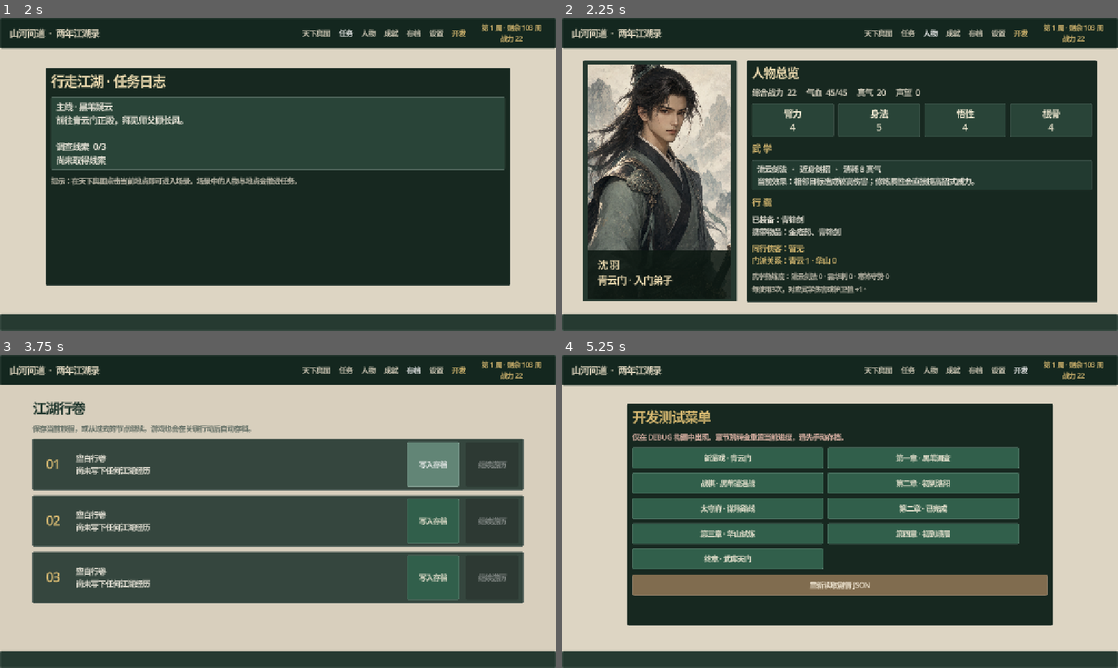
Above: before the commit, frames 1-4 (two rows, left to right).
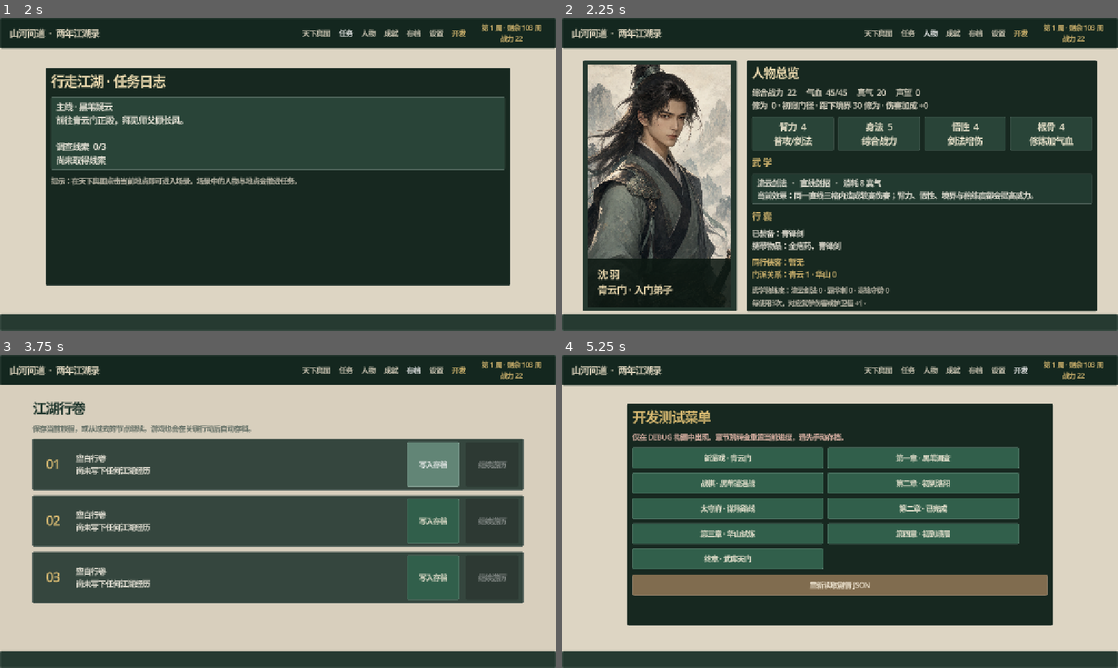
Above: after the commit, the same moments.

Repository: zijiangao/shanhe-wendao
Game: Godot game, scene res://scenes/main.tscn
Two runs of this game, one before a commit and one after it. Both use one fixed random seed, a clock stepped at 60 frames per second and the inputs below.
Inputs:
- Up to frame 1 (2 s): click "天下舆图" at 0.5 s; click "任务" at 1.25 s
- Up to frame 2 (2.25 s): click "人物" at 2 s
- Up to frame 3 (3.75 s): click "成就" at 2.75 s; click "存档" at 3.5 s
- Up to frame 4 (5.25 s): click "设置" at 4.25 s; click "开发" at 5 s

Frame 1 is identical in both runs. In frame 2, 20% of the frame differs, in the area x 3-97%, y 14-94%; in frame 3, less than 0.1%; in frame 4, less than 0.1%.

Commit message:
Add meaningful cultivation choices (0.17.0)

Diff:
--- a/godot/autoload/game_state.gd
+++ b/godot/autoload/game_state.gd
@@ -1,6 +1,7 @@
 extends Node
 
 const DIFFICULTY_RULES := preload("res://scripts/battle/difficulty_rules.gd")
+const GROWTH_RULES := preload("res://scripts/progression/growth_rules.gd")
 
 signal state_changed
 signal battle_started
@@ -88,12 +89,14 @@
 	add_log("你动身前往%s。" % place_name(destination))
 	return true
 
-func train() -> bool:
+func train(focus: String = "strength") -> bool:
+	if focus not in ["strength", "insight", "constitution"]:
+		return false
 	if not spend_week():
 		return false
-	data.strength += 1
-	data.xp += 12
-	add_log("一周苦修，臂力提升，修为增加。")
+	if not GROWTH_RULES.apply_training(data, focus):
+		return false
+	add_log({"strength": "你锻体一周，臂力与修为提升。", "insight": "你参悟一周，悟性与修为提升。", "constitution": "你筑基一周，根骨、气血与修为提升。"}[focus])
 	return true
 
 func add_investigation(clue: String, message: String) -> bool:
--- a/godot/main.gd
+++ b/godot/main.gd
@@ -22,6 +22,7 @@
 const BATTLE_SCENE_SPEC := preload("res://scripts/battle/battle_scene_spec.gd")
 const STORE_CAPTURE_SPEC := preload("res://scripts/release/store_capture_spec.gd")
 const ONBOARDING_SPEC := preload("res://scripts/release/onboarding_spec.gd")
+const GROWTH_RULES := preload("res://scripts/progression/growth_rules.gd")
 const CREDITS_PATH := "res://data/credits.json"
 
 var screen: String = "menu"
@@ -154,6 +155,20 @@
 	screen = "battle"
 	_rebuild()
 	await _save_store_capture("wuku_finale")
+
+	GameState.new_game()
+	GameState.data.xp = 68
+	GameState.data.strength = 7
+	GameState.data.insight = 6
+	GameState.data.constitution = 5
+	GameState.data.max_hp = 48
+	GameState.data.hp = 48
+	GameState.data.renown = 8
+	GameState.data.skill_mastery.cloud = 5
+	GameState.data.companions = ["lin_qingshuang"]
+	screen = "character"
+	_rebuild()
+	await _save_store_capture("character_growth")
 
 	print("Store screenshots saved to: %s" % output_path)
 	get_tree().quit(0)
@@ -506,12 +521,13 @@
 		"map": screen = "map"; _rebuild()
 		"master": _qingyun_master_event()
 		"train":
-			if GameState.train():
-				_toast("苦修一周，臂力与修为提升。")
-				if not SaveManager.save_auto():
-					_toast("修炼完成，但自动存档失败。")
-			else:
+			if GameState.deadline_reached() or int(GameState.data.energy) <= 0:
 				_toast(_time_action_failure_message())
+				return
+			choice_event = "training"
+			choice_prompt = "选择本周的修炼方向 · 当前修为 %d（%s）" % [GameState.data.xp, GROWTH_RULES.rank_name(int(GameState.data.xp))]
+			choice_options = GROWTH_RULES.TRAINING_OPTIONS.duplicate(true)
+			screen = "choice"
 			_rebuild()
 		"library": _start_dialogue("library", [["守阁弟子", "玄铁令本是前朝武库信物，近年却频频出现在厉千秋党羽手中。"], ["沈羽", "看来黑苇渡之事并非普通匪患。"]])
 		"fisher": _start_dialogue("clue_fisher", ONBOARDING_SPEC.dialogue_for("clue_fisher"))
@@ -680,7 +696,12 @@
 	view.option_selected.connect(_resolve_choice)
 
 func _resolve_choice(route: String) -> void:
-	if choice_event == "baima_route":
+	if choice_event == "training":
+		if not GameState.train(route):
+			_toast(_time_action_failure_message())
+			return
+		_toast("修炼完成，成长效果已生效。")
+	elif choice_event == "baima_route":
 		GameState.data.alignment[route] = int(GameState.data.alignment.get(route, 0)) + 1
 		GameState.data.luoyang_route = route
 		GameState.data.quest_stage = "luoyang_investigate"
@@ -1163,7 +1184,9 @@
 	info.add_child(heading)
 
 	var summary := Label.new()
-	summary.text = "综合战力  %d     气血  %d/%d     真气  %d     声望  %d" % [GameState.power(), GameState.data.hp, GameState.data.max_hp, GameState.data.qi, GameState.data.renown]
+	var next_rank := GROWTH_RULES.next_rank_xp(int(GameState.data.xp))
+	var rank_progress := "已达最高境界" if next_rank < 0 else "距下境界 %d 修为" % (next_rank - int(GameState.data.xp))
+	summary.text = "综合战力  %d     气血  %d/%d     真气  %d     声望  %d\n修为  %d · %s · %s · 伤害加成 +%d" % [GameState.power(), GameState.data.hp, GameState.data.max_hp, GameState.data.qi, GameState.data.renown, GameState.data.xp, GROWTH_RULES.rank_name(int(GameState.data.xp)), rank_progress, GROWTH_RULES.combat_bonus(int(GameState.data.xp))]
 	summary.add_theme_font_size_override("font_size", 18)
 	summary.add_theme_color_override("font_color", Color("#e9e1cf"))
 	info.add_child(summary)
@@ -1172,12 +1195,12 @@
 	stat_grid.columns = 4
 	stat_grid.add_theme_constant_override("h_separation", 10)
 	info.add_child(stat_grid)
-	for entry in [["臂力", GameState.data.strength], ["身法", GameState.data.agility], ["悟性", GameState.data.insight], ["根骨", GameState.data.constitution]]:
+	for entry in [["臂力", GameState.data.strength, "普攻/剑法"], ["身法", GameState.data.agility, "综合战力"], ["悟性", GameState.data.insight, "剑法增伤"], ["根骨", GameState.data.constitution, "修炼加气血"]]:
 		var card := PanelContainer.new()
 		card.size_flags_horizontal = Control.SIZE_EXPAND_FILL
 		card.add_theme_stylebox_override("panel", _box(Color("#294438")))
 		var value := Label.new()
-		value.text = "%s\n%d" % [entry[0], entry[1]]
+		value.text = "%s  %d\n%s" % [entry[0], entry[1], entry[2]]
 		value.horizontal_alignment = HORIZONTAL_ALIGNMENT_CENTER
 		value.add_theme_font_size_override("font_size", 20)
 		value.add_theme_color_override("font_color", Color("#fff4dc"))
@@ -1190,7 +1213,7 @@
 	skill_title.add_theme_color_override("font_color", Color("#dfbf74"))
 	info.add_child(skill_title)
 	var skill_card := Label.new()
-	skill_card.text = "流云剑法   ·   近身剑招   ·   消耗 8 真气\n当前效果：相邻目标造成较高伤害；修炼属性会直接提高招式威力。"
+	skill_card.text = "流云剑法   ·   直线剑招   ·   消耗 8 真气\n当前效果：同一直线三格内造成较高伤害；臂力、悟性、境界与熟练度都会提高威力。"
 	skill_card.autowrap_mode = TextServer.AUTOWRAP_WORD_SMART
 	skill_card.add_theme_font_size_override("font_size", 17)
 	skill_card.add_theme_color_override("font_color", Color("#f4eee2"))
--- a/godot/scripts/battle/battle_engine.gd
+++ b/godot/scripts/battle/battle_engine.gd
@@ -2,6 +2,7 @@
 extends RefCounted
 
 const RULES := preload("res://scripts/battle/battle_rules.gd")
+const GROWTH_RULES := preload("res://scripts/progression/growth_rules.gd")
 
 static func is_victory(battle: Dictionary) -> bool:
 	if str(battle.get("objective", {}).get("type", "eliminate")) == "survive":
@@ -52,7 +53,7 @@
 	if not RULES.can_attack_cell(battle, target, false, int(player.qi)):
 		return _failure("普通攻击只能命中相邻敌人。")
 	var enemy_index := RULES.enemy_at(battle, target)
-	var base_damage := int(battle.ally.attack) + 2 if str(battle.get("active_unit", "hero")) == "ally" else int(player.strength) + 3
+	var base_damage := int(battle.ally.attack) + 2 if str(battle.get("active_unit", "hero")) == "ally" else int(player.strength) + 3 + GROWTH_RULES.combat_bonus(int(player.get("xp", 0)))
 	var damage := base_damage + _roll_bonus(rng)
 	_apply_enemy_damage(battle, enemy_index, target, damage, "damage")
 	battle.ap = int(battle.ap) - 1
@@ -67,7 +68,7 @@
 	if not RULES.can_attack_cell(battle, target, true, int(player.qi)):
 		return _failure("流云剑法需要8点真气，并只能攻击同一直线三格内的敌人。")
 	var enemy_index := RULES.enemy_at(battle, target)
-	var damage := int(player.strength) + 9 + int(player.skill_mastery.cloud / 3) + _roll_range(rng, 0, 3)
+	var damage := int(player.strength) + 9 + int(player.get("insight", 0) / 2) + GROWTH_RULES.combat_bonus(int(player.get("xp", 0))) + int(player.skill_mastery.cloud / 3) + _roll_range(rng, 0, 3)
 	player.qi = int(player.qi) - 8
 	player.skill_mastery.cloud = int(player.skill_mastery.cloud) + 1
 	_apply_enemy_damage(battle, enemy_index, target, damage, "skill")
--- /dev/null
+++ b/godot/scripts/progression/growth_rules.gd
@@ -0,0 +1,44 @@
+class_name GrowthRules
+extends RefCounted
+
+const RANKS := [
+	{"xp": 0, "name": "初窥门径"},
+	{"xp": 30, "name": "登堂入室"},
+	{"xp": 70, "name": "融会贯通"},
+	{"xp": 120, "name": "炉火纯青"},
+	{"xp": 180, "name": "返璞归真"}
+]
+const TRAINING_OPTIONS := [
+	["锻体 · 臂力", "臂力 +1 · 普攻与流云剑法伤害提高", "strength"],
+	["参悟 · 悟性", "悟性 +1 · 每2点悟性提高1点流云剑法伤害", "insight"],
+	["筑基 · 根骨", "根骨 +1 · 最大气血与当前气血 +3", "constitution"]
+]
+
+static func rank_index(xp: int) -> int:
+	var result := 0
+	for index in range(RANKS.size()):
+		if xp >= int(RANKS[index].xp):
+			result = index
+	return result
+
+static func rank_name(xp: int) -> String:
+	return str(RANKS[rank_index(xp)].name)
+
+static func combat_bonus(xp: int) -> int:
+	return rank_index(xp)
+
+static func next_rank_xp(xp: int) -> int:
+	var current := rank_index(xp)
+	return int(RANKS[current + 1].xp) if current + 1 < RANKS.size() else -1
+
+static func apply_training(state: Dictionary, focus: String) -> bool:
+	match focus:
+		"strength": state.strength = int(state.strength) + 1
+		"insight": state.insight = int(state.insight) + 1
+		"constitution":
+			state.constitution = int(state.constitution) + 1
+			state.max_hp = int(state.max_hp) + 3
+			state.hp = mini(int(state.max_hp), int(state.hp) + 3)
+		_: return false
+	state.xp = int(state.xp) + 12
+	return true
--- a/godot/scripts/release/store_capture_spec.gd
+++ b/godot/scripts/release/store_capture_spec.gd
@@ -11,7 +11,8 @@
 	{"id": "skill_impact", "filename": "04-skill-impact.png"},
 	{"id": "huashan_companion", "filename": "05-huashan-companion.png"},
 	{"id": "luoyang_choice", "filename": "06-luoyang-choice.png"},
-	{"id": "wuku_finale", "filename": "07-wuku-finale.png"}
+	{"id": "wuku_finale", "filename": "07-wuku-finale.png"},
+	{"id": "character_growth", "filename": "08-character-growth.png"}
 ]
 
 static func filename_for(id: String) -> String:
--- a/godot/tests/test_battle_engine.gd
+++ b/godot/tests/test_battle_engine.gd
@@ -6,6 +6,7 @@
 	_test_victory_detection()
 	_test_player_move_and_attack()
 	_test_player_skills_and_resources()
+	_test_cultivation_damage_bonus()
 	_test_invalid_action_preserves_resources()
 	_test_complete_battle_simulation()
 	_test_ranged_enemy_attack_and_cover()
@@ -76,6 +77,24 @@
 	assert(int(player.skill_mastery.frost_guard) == 1, "Frost Guard should increase its mastery.")
 	assert(bool(battle.skill_flash) and str(battle.skill_name) == "寒 锋 守 势", "Frost Guard should expose its own presentation title.")
 
+func _test_cultivation_damage_bonus() -> void:
+	var low_battle := _fixture()
+	low_battle.active_unit = "hero"
+	low_battle.ap = 2
+	low_battle.enemies[0].x = 1
+	low_battle.enemies[0].y = 4
+	low_battle.ally.x = 0
+	low_battle.ally.y = 3
+	low_battle.enemies[0].hp = 100
+	var high_battle: Dictionary = low_battle.duplicate(true)
+	var low_player := _player_fixture()
+	var high_player: Dictionary = low_player.duplicate(true)
+	high_player.insight = 6
+	high_player.xp = 70
+	var low: Dictionary = ENGINE.player_action(low_battle, low_player, "skill", Vector2i(1, 4), _seeded_rng())
+	var high: Dictionary = ENGINE.player_action(high_battle, high_player, "skill", Vector2i(1, 4), _seeded_rng())
+	assert(int(high.damage) == int(low.damage) + 3, "Insight and cultivation rank bonuses should deterministically increase Flowing Cloud Sword damage.")
+
 func _test_invalid_action_preserves_resources() -> void:
 	var battle := _fixture()
 	battle.active_unit = "hero"
@@ -251,6 +270,8 @@
 func _player_fixture() -> Dictionary:
 	return {
 		"strength": 4,
+		"insight": 4,
+		"xp": 0,
 		"qi": 20,
 		"skill_mastery": {"cloud": 0, "frost": 0, "frost_guard": 0}
 	}
--- /dev/null
+++ b/godot/tests/test_growth_rules.gd
@@ -0,0 +1,15 @@
+extends SceneTree
+
+const RULES := preload("res://scripts/progression/growth_rules.gd")
+
+func _initialize() -> void:
+	assert(RULES.rank_name(0) == "初窥门径" and RULES.combat_bonus(0) == 0, "New characters should begin at the first cultivation rank.")
+	assert(RULES.rank_name(30) == "登堂入室" and RULES.combat_bonus(30) == 1, "Crossing a rank threshold should grant a combat bonus.")
+	assert(RULES.next_rank_xp(29) == 30 and RULES.next_rank_xp(999) == -1, "Rank progress should expose the next threshold and cap cleanly.")
+	var state := {"xp": 0, "strength": 4, "insight": 4, "constitution": 4, "max_hp": 45, "hp": 40}
+	assert(RULES.apply_training(state, "constitution"), "A supported training focus should apply.")
+	assert(int(state.constitution) == 5 and int(state.max_hp) == 48 and int(state.hp) == 43 and int(state.xp) == 12, "Constitution training should grant the complete previewed reward.")
+	var unchanged := state.duplicate(true)
+	assert(not RULES.apply_training(state, "invalid") and state == unchanged, "Invalid training choices must not mutate progression state.")
+	print("Growth rules tests passed.")
+	quit()
--- a/godot/tests/test_store_capture_spec.gd
+++ b/godot/tests/test_store_capture_spec.gd
@@ -16,7 +16,7 @@
 		assert(SPEC.filename_for(id) == filename, "Every screenshot id must resolve to its stable filename.")
 		ids[id] = true
 		filenames[filename] = true
-	for required in ["world_map", "blackreed_investigation", "blackreed_tactics", "skill_impact", "huashan_companion", "luoyang_choice", "wuku_finale"]:
+	for required in ["world_map", "blackreed_investigation", "blackreed_tactics", "skill_impact", "huashan_companion", "luoyang_choice", "wuku_finale", "character_growth"]:
 		assert(ids.has(required), "The store capture set is missing %s." % required)
 	print("Store capture specification tests passed.")
 	quit()
Not shown, changed: godot/export_presets.cfg
Not shown, added: godot/scripts/progression/growth_rules.gd.uid
Not shown, added: godot/tests/test_growth_rules.gd.uid
Not shown, changed: godot/BUILDING.md
Not shown, changed: godot/STORE_PAGE_DRAFT.md
Not shown, changed: steamworks/store-assets/screenshots-candidates/04-skill-impact.png
Not shown, added: steamworks/store-assets/screenshots-candidates/08-character-growth.png
Not shown, changed: steamworks/store-assets/screenshots-candidates/README.md
